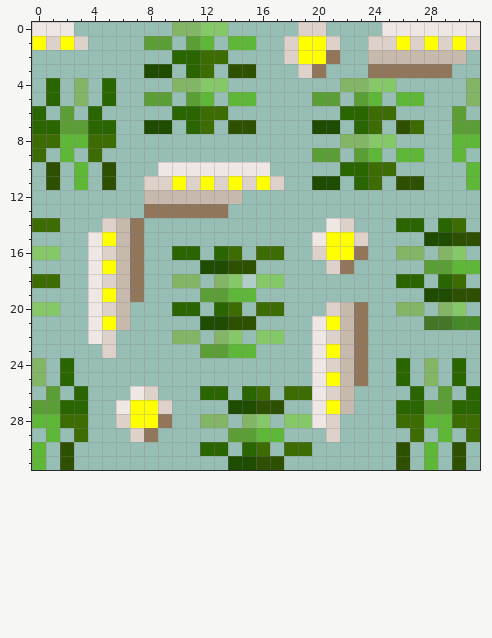
A pixel-art sprite gets an edit: MT-Faithful_2.0/default_acacia_leaves.png. Above: the version before the commit.
The file is 32x32 pixels. Pixels under 10% opacity are left out. Colours within 5 levels of each other are drawn and written as one.
The result:
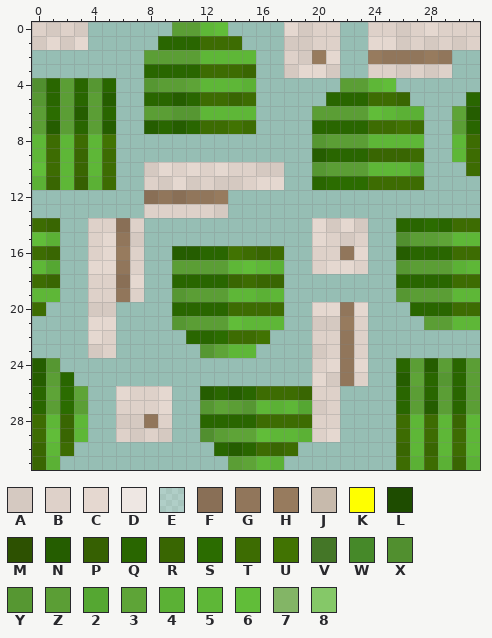
Palette (. is transparent): A #d5c9c1  B #ded1c9  C #e5d8d0  D #eee7e3  E #ffffff3f  F #896f56  G #91765b  H #977b5e  J #c7baac  K #ffff00  L #1e4c00  M #2d5101  N #255d00  P #366002  Q #296600  R #396602  S #2b6c00  T #3d6c02  U #417302  V #447627  W #468929  X #518f2f  Y #569732  Z #5b9e35  2 #55a732  3 #5ea437  4 #5bb135  5 #5eb737  6 #61bd39  7 #83b566  8 #85c868
Diff:
Changed rows in their new state; - is an unchanged pixel.
first column x 0:
 0 BABA------ZZ56----CA-B--BBABCBBB
 1 ACAC----.QQQTTT.--AAB---CCA-A-A-
 2 --------ZZZZ5555---AHC--HGGGHG.-
 3 --------QQQ--TTR--ACCA--BBABAB--
 4 X-ZQY---YZZ35554------ZZ56-----.
 5 Y-ZQZN--QQNQTTRT----.QQQTTR.---Q
 6 ZS-NZQ--ZZYY5555----ZZZZ6544--3N
 7 ZN-QZN--NQN--TUT----QQQ--TU----Q
 8 5--T5U--------------YZZZ5555---T
 9 5T-R5T--------------NQQQRRRT---T
10 6T5R5T--ACBCBCBBAA--YZZZ5552---T
11 4R5P4T---ACABAA-CC--QSSS-TTT---.
12 --------FGFGGH.-----------------
13 --------BBBBBA------------------
14 -R--B-FB------------CACA----S--T
15 64--BCGA------------CBA---XZZ355
16 TR--BCHB--NNQ-UTR----BGC--NQQQTT
17 52--CCGB--ZZZZ5654--BCCB--YZ--4-
18 -R--B-FC--QQQQRTRR----------Q--T
19 55--BBGB--YZ----45--------YZZZ55
20 T.--AA.-----Q--T----CCGC--.QQQTT
21 ----CC.---YZZZ6555--AAHB----ZZ55
22 ----C-----.QQSTTU.--B-GB--------
23 ----A-------Y3------ABGB--------
24 NY.-----------------BCGC---ZNZ-Z
25 NZ------------------CAGB--N3QY-Z
26 Q3S3--CB-C--N-N--T-RB-.---QZQ-QZ
27 Q-SZ--BBBC--Y3ZY5452AB.----ZN--Z
28 T-R5--AAGB--QQQQTTTTB------5T-R5
29 T6R5--BABA--XZ336-54BC----T5T-T5
30 R5T---------.-N--R-.------R5R5T5
31 R4.-----------Z354--------T4T4R4
Boxes around the changes in both pictures, in picture pixels (x1, y1, x2, y2):
changed: (32, 22, 480, 470)
